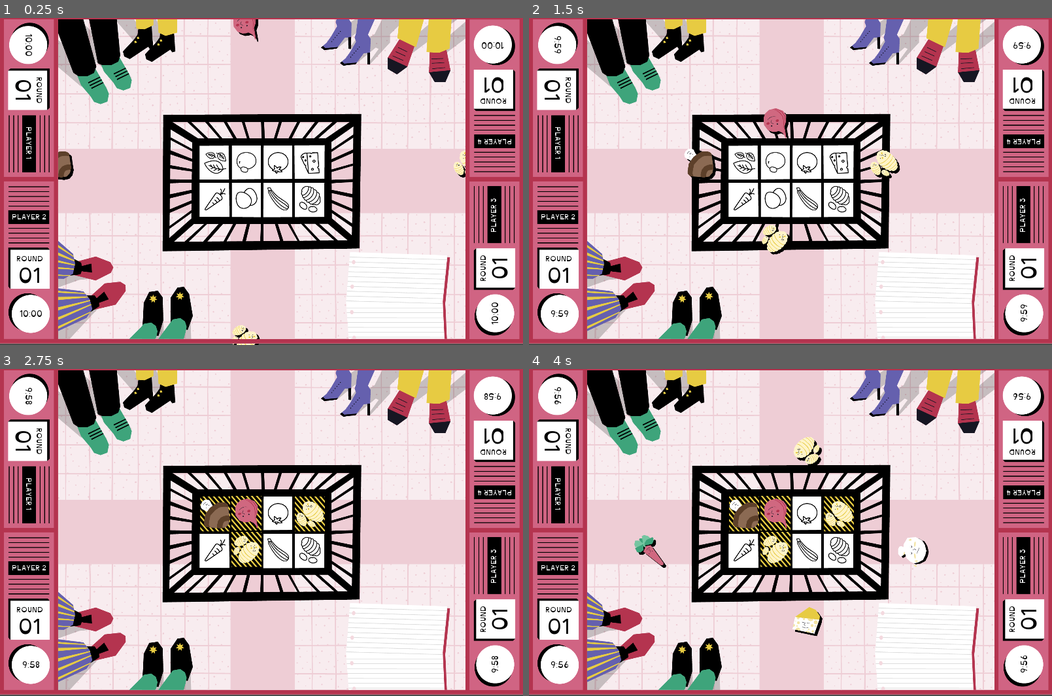
Above: before the commit, frames 1-4 (two rows, left to right).
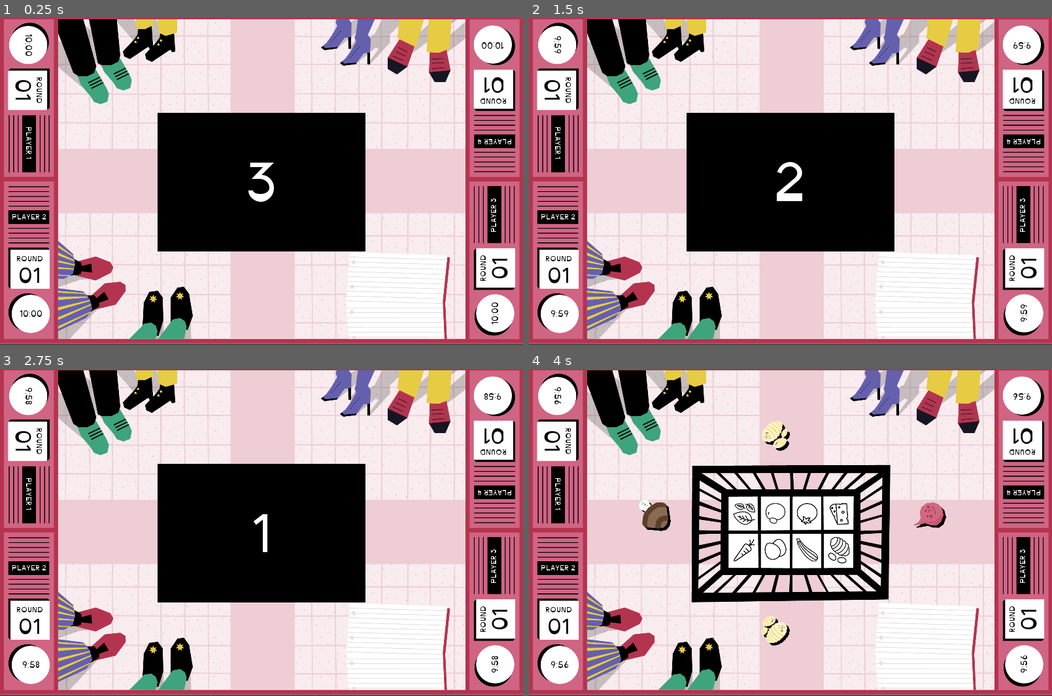
Above: after the commit, the same moments.

Repository: nuco-san/rotary_game
Game: Godot game, scene res://Scenes/Minigioco_1.tscn
Same seed, same stepped clock (60 frames per second), same inputs: the game is played once before the commit and once after it.
Inputs:
- Up to frame 1 (0.25 s): no input
- Up to frame 2 (1.5 s): no input
- Up to frame 3 (2.75 s): no input
- Up to frame 4 (4 s): no input

The runs differ from the first frame. In frame 1, 11% of the frame differs, in the area x 11-89%, y 0-100%; in frame 2, 11%; in frame 3, 9.7%; in frame 4, 5.2%.

Commit message:
inserito countdown iniziale

Diff:
--- a/Scenes/FoodTrack.tscn
+++ b/Scenes/FoodTrack.tscn
@@ -127,7 +127,6 @@
 scale = Vector2( 1.1, 1.1 )
 frames = SubResource( 7 )
 animation = "New Anim"
-frame = 1
 speed_scale = 1.4
 playing = true
 
--- /dev/null
+++ b/Scenes/MinigameCountdown.gd
@@ -0,0 +1,22 @@
+extends PanelContainer
+
+signal countdown_finished
+
+var countdown_time := 3
+
+
+func _ready():
+	start_countdown()
+
+
+func start_countdown():
+	countdown_time = 3
+	$Timer.start()
+
+
+func _on_Timer_timeout():
+	countdown_time -= 1
+	$PlayerLabel.text = str(countdown_time)
+	if countdown_time == 0:
+		emit_signal("countdown_finished")
+		hide()
--- /dev/null
+++ b/Scenes/MinigameCountdown.tscn
@@ -0,0 +1,38 @@
+[gd_scene load_steps=5 format=2]
+
+[ext_resource path="res://00_Font_ROTARY/Inconstant-Base100.ttf" type="DynamicFontData" id=1]
+[ext_resource path="res://Scenes/MinigameCountdown.gd" type="Script" id=2]
+
+[sub_resource type="StyleBoxFlat" id=1]
+bg_color = Color( 0, 0, 0, 1 )
+
+[sub_resource type="DynamicFont" id=2]
+size = 200
+extra_spacing_bottom = -32
+font_data = ExtResource( 1 )
+
+[node name="MinigameCountdown" type="PanelContainer"]
+anchor_left = 0.5
+anchor_top = 0.5
+anchor_right = 0.5
+anchor_bottom = 0.5
+margin_left = -381.0
+margin_top = -246.0
+margin_right = 381.0
+margin_bottom = 264.0
+custom_styles/panel = SubResource( 1 )
+script = ExtResource( 2 )
+
+[node name="PlayerLabel" type="Label" parent="."]
+margin_top = 166.0
+margin_right = 762.0
+margin_bottom = 344.0
+custom_fonts/font = SubResource( 2 )
+text = "3"
+align = 1
+valign = 1
+uppercase = true
+
+[node name="Timer" type="Timer" parent="."]
+
+[connection signal="timeout" from="Timer" to="." method="_on_Timer_timeout"]
--- a/Scenes/Minigioco.gd
+++ b/Scenes/Minigioco.gd
@@ -16,3 +16,10 @@
 	if score == 8:
 		score = 0
 		Global.increase_round()
+
+
+func _on_countdown_finished():
+	$TrackManagerLeft.first_spawn()
+	$TrackManagerBottom.first_spawn()
+	$TrackManagerRight.first_spawn()
+	$TrackManagerTop.first_spawn()
--- a/Scenes/Minigioco_1.tscn
+++ b/Scenes/Minigioco_1.tscn
@@ -1,9 +1,10 @@
-[gd_scene load_steps=6 format=2]
+[gd_scene load_steps=7 format=2]
 
 [ext_resource path="res://02_Sfondi_EXPORT_ROTARY/Sfondo_1_sopra.png" type="Texture" id=1]
 [ext_resource path="res://02_Sfondi_EXPORT_ROTARY/Sfondo_1_sotto.png" type="Texture" id=2]
 [ext_resource path="res://Scenes/TrackManager.tscn" type="PackedScene" id=3]
 [ext_resource path="res://Scenes/Minigioco.gd" type="Script" id=4]
+[ext_resource path="res://Scenes/MinigameCountdown.tscn" type="PackedScene" id=5]
 [ext_resource path="res://Scenes/PlayerUI.tscn" type="PackedScene" id=6]
 
 [node name="Minigioco_1" type="Node2D"]
@@ -29,6 +30,28 @@
 acceptable_id = "Carota"
 sprite_rotation = 90.0
 
+[node name="TrackManagerBottom" parent="." instance=ExtResource( 3 )]
+position = Vector2( 897, 1257 )
+
+[node name="FoodTrack_1" parent="TrackManagerBottom" index="0"]
+acceptable_id = "Uova"
+
+[node name="FinishingPoint" parent="TrackManagerBottom/FoodTrack_1" index="0"]
+position = Vector2( 8, -588 )
+
+[node name="FoodBackgroundWrong" parent="TrackManagerBottom/FoodTrack_1/FinishingPoint" index="3"]
+frame = 2
+
+[node name="FoodTrack_2" parent="TrackManagerBottom" index="1"]
+position = Vector2( 117, -1 )
+acceptable_id = "Zucchina"
+
+[node name="FinishingPoint" parent="TrackManagerBottom/FoodTrack_2" index="0"]
+position = Vector2( 7, -585 )
+
+[node name="FoodBackgroundWrong" parent="TrackManagerBottom/FoodTrack_2/FinishingPoint" index="3"]
+frame = 2
+
 [node name="TrackManagerRight" parent="." instance=ExtResource( 3 )]
 position = Vector2( 1797, 539 )
 
@@ -40,7 +63,7 @@
 position = Vector2( -659, 0 )
 
 [node name="FoodBackgroundWrong" parent="TrackManagerRight/FoodTrack_1/FinishingPoint" index="3"]
-frame = 0
+frame = 2
 
 [node name="FoodTrack_2" parent="TrackManagerRight" index="1"]
 position = Vector2( 0, 133 )
@@ -51,7 +74,7 @@
 position = Vector2( -659, 0 )
 
 [node name="FoodBackgroundWrong" parent="TrackManagerRight/FoodTrack_2/FinishingPoint" index="3"]
-frame = 0
+frame = 2
 
 [node name="TrackManagerTop" parent="." instance=ExtResource( 3 )]
 position = Vector2( 897, -41 )
@@ -64,7 +87,7 @@
 position = Vector2( 8, 578 )
 
 [node name="FoodBackgroundWrong" parent="TrackManagerTop/FoodTrack_1/FinishingPoint" index="3"]
-frame = 0
+frame = 2
 
 [node name="FoodTrack_2" parent="TrackManagerTop" index="1"]
 position = Vector2( 117, -1 )
@@ -75,29 +98,7 @@
 position = Vector2( 7, 581 )
 
 [node name="FoodBackgroundWrong" parent="TrackManagerTop/FoodTrack_2/FinishingPoint" index="3"]
-frame = 0
-
-[node name="TrackManagerBottom" parent="." instance=ExtResource( 3 )]
-position = Vector2( 897, 1257 )
-
-[node name="FoodTrack_1" parent="TrackManagerBottom" index="0"]
-acceptable_id = "Uova"
-
-[node name="FinishingPoint" parent="TrackManagerBottom/FoodTrack_1" index="0"]
-position = Vector2( 8, -588 )
-
-[node name="FoodBackgroundWrong" parent="TrackManagerBottom/FoodTrack_1/FinishingPoint" index="3"]
-frame = 0
-
-[node name="FoodTrack_2" parent="TrackManagerBottom" index="1"]
-position = Vector2( 117, -1 )
-acceptable_id = "Zucchina"
-
-[node name="FinishingPoint" parent="TrackManagerBottom/FoodTrack_2" index="0"]
-position = Vector2( 7, -585 )
-
-[node name="FoodBackgroundWrong" parent="TrackManagerBottom/FoodTrack_2/FinishingPoint" index="3"]
-frame = 0
+frame = 2
 
 [node name="Sfondo_sopra" type="Sprite" parent="."]
 position = Vector2( 961, 601 )
@@ -107,8 +108,8 @@
 }
 
 [node name="UI" type="Control" parent="."]
-anchor_right = 1.0
-anchor_bottom = 1.0
+margin_right = 1920.0
+margin_bottom = 1200.0
 
 [node name="PlayerUILeft" parent="UI" instance=ExtResource( 6 )]
 player_id = 1
@@ -195,16 +196,20 @@
 margin_bottom = 524.0
 rect_rotation = 180.0
 
+[node name="MinigameCountdown" parent="UI" instance=ExtResource( 5 )]
+
+[connection signal="countdown_finished" from="UI/MinigameCountdown" to="." method="_on_countdown_finished"]
+
 [editable path="TrackManagerLeft"]
+[editable path="TrackManagerBottom"]
+[editable path="TrackManagerBottom/FoodTrack_1"]
+[editable path="TrackManagerBottom/FoodTrack_2"]
 [editable path="TrackManagerRight"]
 [editable path="TrackManagerRight/FoodTrack_1"]
 [editable path="TrackManagerRight/FoodTrack_2"]
 [editable path="TrackManagerTop"]
 [editable path="TrackManagerTop/FoodTrack_1"]
 [editable path="TrackManagerTop/FoodTrack_2"]
-[editable path="TrackManagerBottom"]
-[editable path="TrackManagerBottom/FoodTrack_1"]
-[editable path="TrackManagerBottom/FoodTrack_2"]
 [editable path="UI/PlayerUILeft"]
 [editable path="UI/PlayerUIBottom"]
 [editable path="UI/PlayerUIRight"]
--- a/Scenes/TrackManager.gd
+++ b/Scenes/TrackManager.gd
@@ -16,7 +16,6 @@
 func _ready():
 	track_1.connect("track_empty", self, "_on_track_empty")
 	track_2.connect("track_empty", self, "_on_track_empty")
-	first_spawn()
 
 
 func first_spawn():
